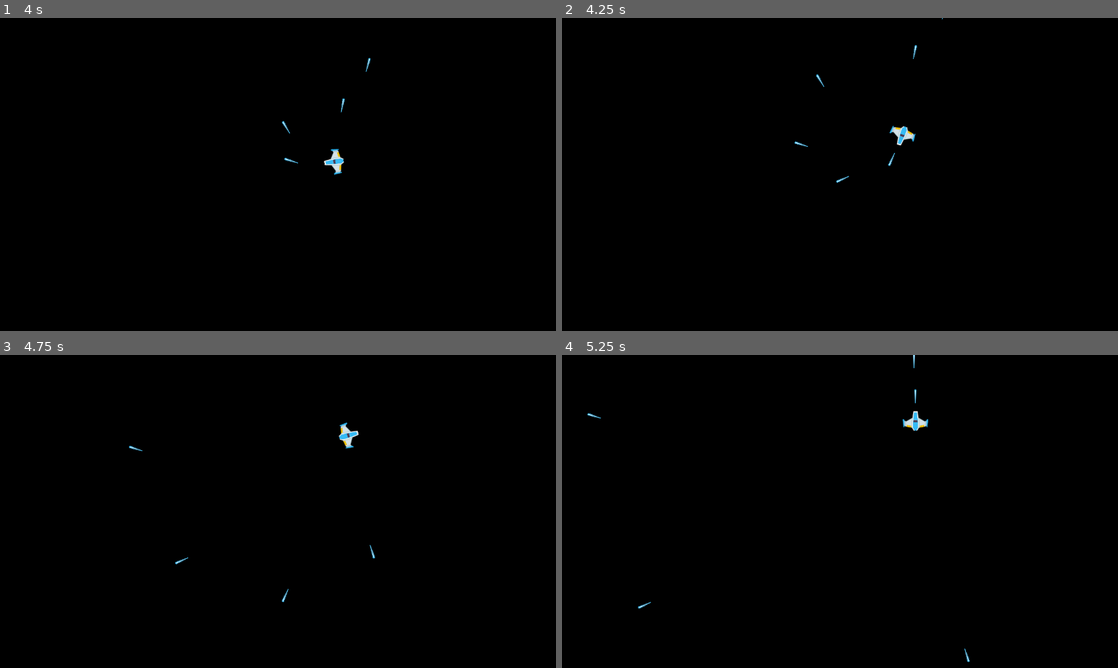
Above: before the commit, frames 1-4 (two rows, left to right).
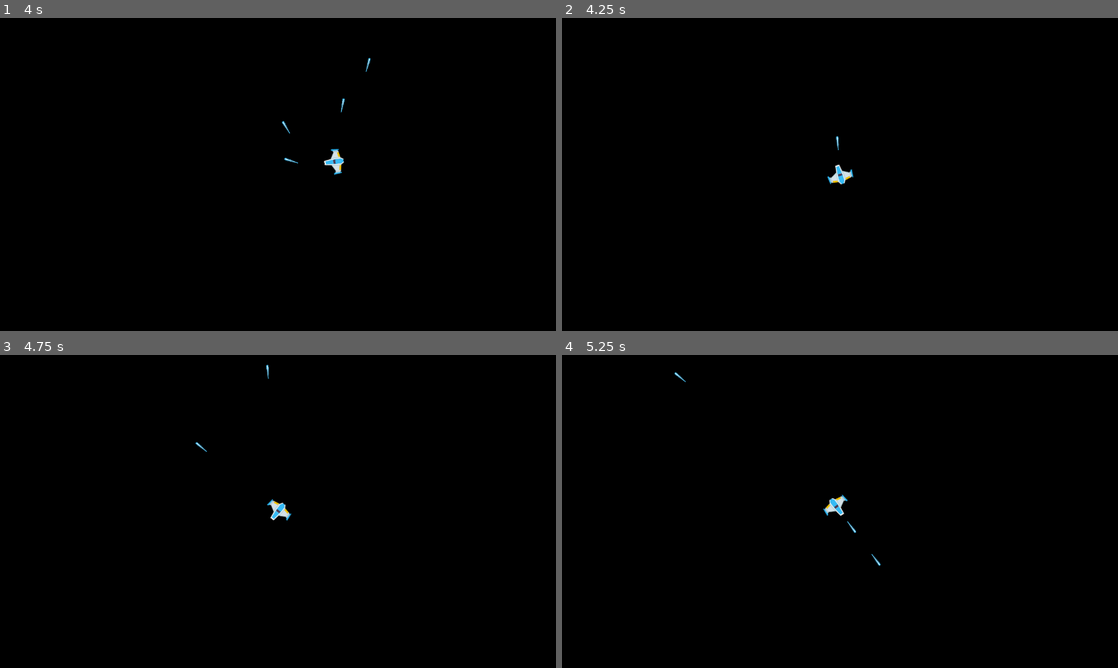
Above: after the commit, the same moments.

Repository: renancvalladao/asteroids-godot
Game: Godot game, scene res://scenes/game.tscn
Same seed, same stepped clock (60 frames per second), same inputs: the game is played once before the commit and once after it.
Inputs:
- Up to frame 1 (4 s): tap Enter at 0.5 s; hold D (rotate_right) 0.53-1.28 s; hold Space (shoot) 0.53-1.28 s; hold S (move_backward) 1.28-2.03 s; tap Space (shoot) at 1.35, 2.85 s; hold D (rotate_right) 2.03-2.78 s; hold Space (shoot) 2.03-2.78 s; hold W (move_forward) 2.78-3.53 s; hold A (rotate_left) from 3.53 s (still down); hold Space (shoot) from 3.53 s (still down)
- Up to frame 2 (4.25 s): keep holding A (rotate_left); keep holding Space (shoot); tap R (reset, bound only after the commit) at 4.15 s
- Up to frame 3 (4.75 s): keep holding A (rotate_left); release Space (shoot) at 4.28 s; tap Space (shoot) at 4.35 s
- Up to frame 4 (5.25 s): release A (rotate_left) at 5.03 s; hold S (move_backward) from 5.03 s (still down); hold Space (shoot) from 5.03 s (still down)

Frame 1 is identical in both runs. In frame 2, 0.4% of the frame differs, in the area x 41-69%, y 0-54%; in frame 3, 0.4%; in frame 4, 0.5%, in the area x 4-74%, y 0-99%.

Commit message:
Adding reset button

Diff:
--- a/project.godot
+++ b/project.godot
@@ -47,6 +47,11 @@
 "events": [Object(InputEventKey,"resource_local_to_scene":false,"resource_name":"","device":-1,"window_id":0,"alt_pressed":false,"shift_pressed":false,"ctrl_pressed":false,"meta_pressed":false,"pressed":false,"keycode":0,"physical_keycode":32,"key_label":0,"unicode":32,"echo":false,"script":null)
 ]
 }
+reset={
+"deadzone": 0.5,
+"events": [Object(InputEventKey,"resource_local_to_scene":false,"resource_name":"","device":-1,"window_id":0,"alt_pressed":false,"shift_pressed":false,"ctrl_pressed":false,"meta_pressed":false,"pressed":false,"keycode":0,"physical_keycode":82,"key_label":0,"unicode":114,"echo":false,"script":null)
+]
+}
 
 [layer_names]
 
--- a/scripts/game.gd
+++ b/scripts/game.gd
@@ -6,5 +6,9 @@
 func _ready():
 	player.connect("laser_shot", _on_player_laser_shot)
 
+func _process(_delta):
+	if Input.is_action_just_pressed("reset"):
+		get_tree().reload_current_scene()
+
 func _on_player_laser_shot(laser):
 	lasers.add_child(laser)
